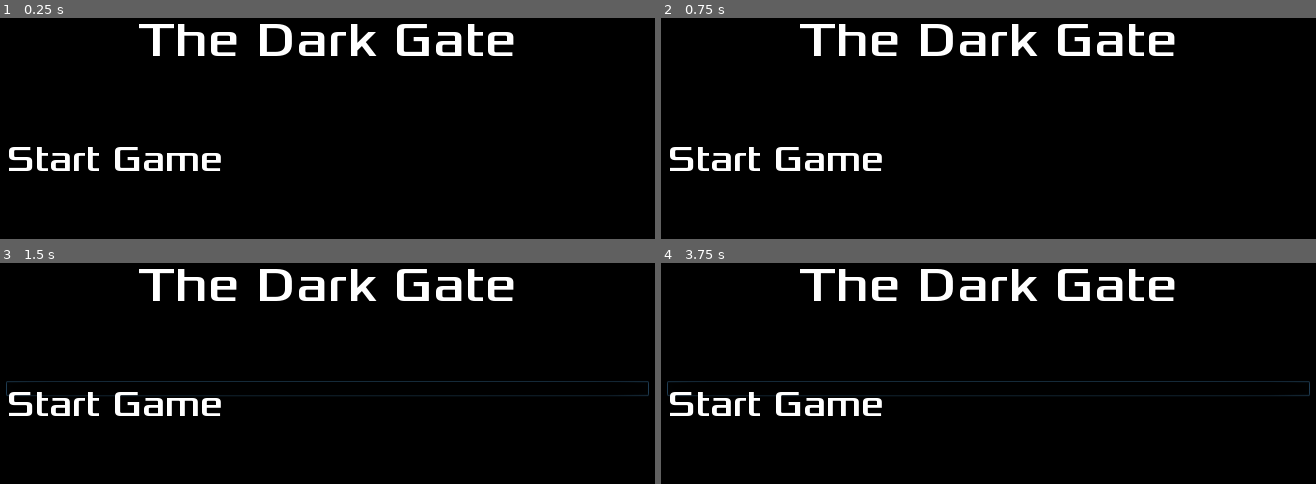
Above: before the commit, frames 1-4 (two rows, left to right).
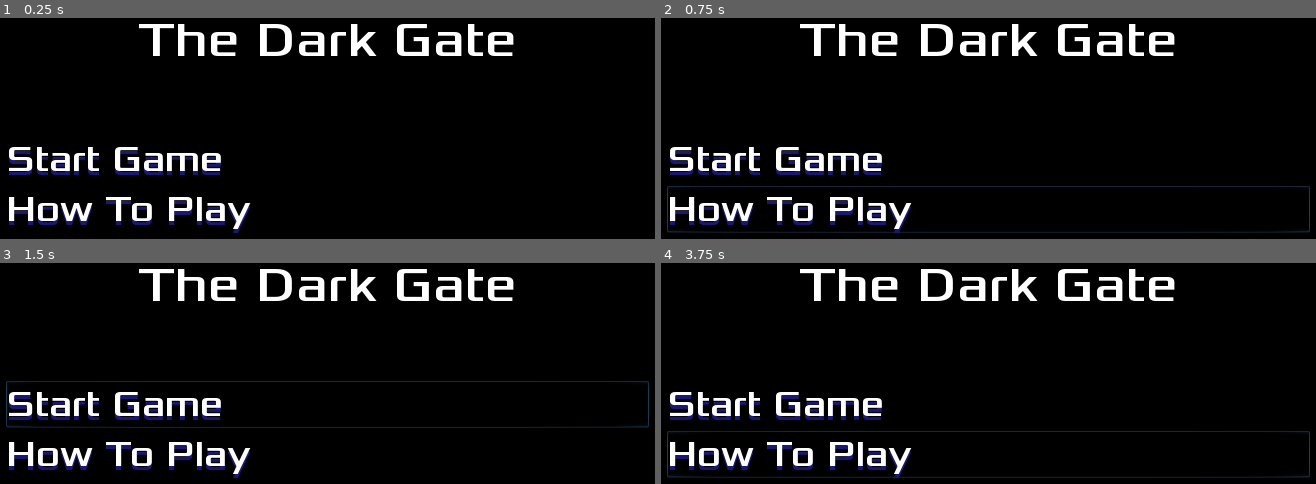
Above: after the commit, the same moments.

Repository: Nhat180/MazeGame
Game: Godot game, scene res://UI/Title screen/TitleScreen.tscn
The game is run twice, just before and just after one commit, with the same random seed, the same clock (stepped at 60 frames per second) and the same inputs. This scene is started directly instead of the project's main scene.
Inputs (mouse positions are in pixels of both pictures, inside the frame that each line leads up to):
- Up to frame 1 (0.25 s): no input
- Up to frame 2 (0.75 s): click (988, 210) at 0.5 s, where only the run after the commit has a clickable "How To Play"
- Up to frame 3 (1.5 s): click "Start Game" at 1.25 s
- Up to frame 4 (3.75 s): click "Start Game" at 2 s; tap Enter at 2.75 s; hold Right (ui_right) 2.78-3.53 s; tap Space at 3.5 s; hold Down (ui_down) from 3.53 s (still down)

The runs differ from the first frame. In frame 1, 2.8% of the frame differs, in the area x 1-39%, y 60-98%; in frame 2, 3.8%; in frame 3, 3.8%; in frame 4, 4.7%, in the area x 0-100%, y 53-98%.

Commit message:
Update buttons

Diff:
--- /dev/null
+++ b/UI/Title screen/Button/GuideButton.tscn
@@ -0,0 +1,8 @@
+[gd_scene load_steps=2 format=2]
+
+[ext_resource path="res://UI/Title screen/Button/MenuButton.tscn" type="PackedScene" id=1]
+
+[node name="MenuButton" instance=ExtResource( 1 )]
+
+[node name="Label" parent="." index="0"]
+text = "How To Play"
--- /dev/null
+++ b/UI/Title screen/Button/MenuButton.tscn
@@ -0,0 +1,28 @@
+[gd_scene load_steps=3 format=2]
+
+[ext_resource path="res://Font/Xolonium-Regular.ttf" type="DynamicFontData" id=1]
+
+[sub_resource type="DynamicFont" id=1]
+size = 48
+font_data = ExtResource( 1 )
+
+[node name="MenuButton" type="Button"]
+margin_right = 824.0
+margin_bottom = 60.0
+rect_min_size = Vector2( 360, 60 )
+flat = true
+__meta__ = {
+"_edit_use_anchors_": false
+}
+
+[node name="Label" type="Label" parent="."]
+anchor_right = 1.0
+anchor_bottom = 1.0
+custom_fonts/font = SubResource( 1 )
+custom_colors/font_color_shadow = Color( 0.109804, 0.0980392, 0.447059, 1 )
+custom_constants/shadow_offset_x = 0
+custom_constants/shadow_offset_y = 5
+text = "Label"
+__meta__ = {
+"_edit_use_anchors_": false
+}
--- /dev/null
+++ b/UI/Title screen/Button/StartGameButton.tscn
@@ -0,0 +1,8 @@
+[gd_scene load_steps=2 format=2]
+
+[ext_resource path="res://UI/Title screen/Button/MenuButton.tscn" type="PackedScene" id=1]
+
+[node name="MenuButton" instance=ExtResource( 1 )]
+
+[node name="Label" parent="." index="0"]
+text = "Start Game"
--- a/UI/Title screen/TitleScreen.tscn
+++ b/UI/Title screen/TitleScreen.tscn
@@ -1,13 +1,11 @@
-[gd_scene load_steps=4 format=2]
+[gd_scene load_steps=5 format=2]
 
 [ext_resource path="res://Font/Xolonium-Regular.ttf" type="DynamicFontData" id=1]
+[ext_resource path="res://UI/Title screen/Button/GuideButton.tscn" type="PackedScene" id=2]
+[ext_resource path="res://UI/Title screen/Button/StartGameButton.tscn" type="PackedScene" id=3]
 
 [sub_resource type="DynamicFont" id=1]
 size = 64
-font_data = ExtResource( 1 )
-
-[sub_resource type="DynamicFont" id=2]
-size = 48
 font_data = ExtResource( 1 )
 
 [node name="TitleScreen" type="Control"]
@@ -54,16 +52,8 @@
 size_flags_horizontal = 3
 size_flags_vertical = 3
 
-[node name="StartGame" type="Button" parent="Menu/CenterRow/Buttons"]
-margin_right = 824.0
-margin_bottom = 20.0
-flat = true
+[node name="StartGame" parent="Menu/CenterRow/Buttons" instance=ExtResource( 3 )]
 
-[node name="Label" type="Label" parent="Menu/CenterRow/Buttons/StartGame"]
-margin_right = 40.0
-margin_bottom = 14.0
-custom_fonts/font = SubResource( 2 )
-text = "Start Game"
-__meta__ = {
-"_edit_use_anchors_": false
-}
+[node name="Guide" parent="Menu/CenterRow/Buttons" instance=ExtResource( 2 )]
+margin_top = 64.0
+margin_bottom = 124.0
